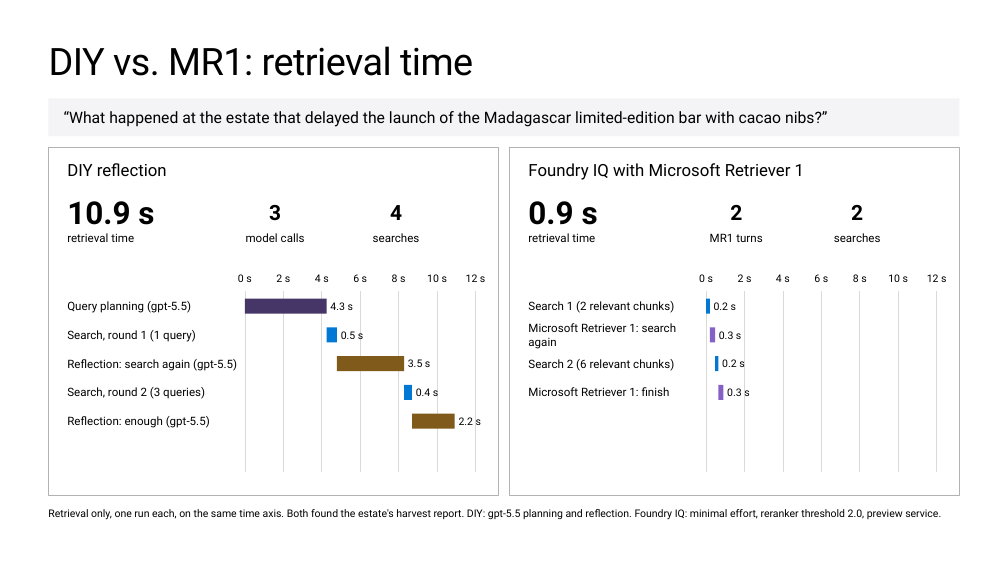
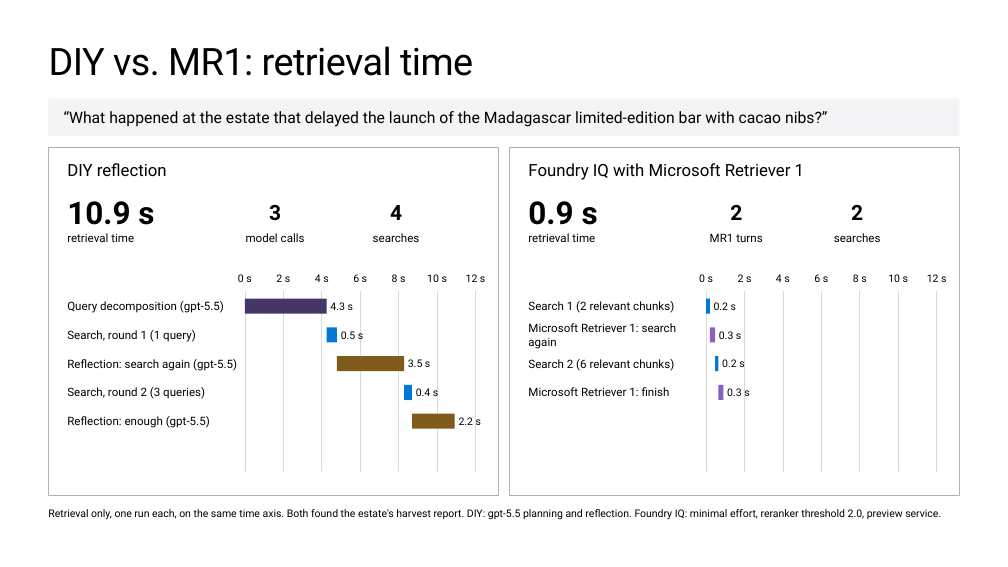
Before and after one commit to microsoft/ignite26-BRK300-building-agentic-retrieval-from-diy-to-foundry-iq, a slide deck: slide 30 of IgniteBRK300-WorkingDeck.pptx (slide 27 before the commit). Drawn at 1008x567 pixels with LibreOffice and Linux fonts; fonts in the diff are those of the drawing; background and template pictures are left out. Boxes give left, top, right and bottom in pixels: in the first picture for what was removed or moved away, otherwise in the second. Text is boxed around its words. In the diff, an @@ line names an element or a change of style, - is before the commit and + after.

```diff
--- a/IgniteBRK300-WorkingDeck.pptx
+++ b/IgniteBRK300-WorkingDeck.pptx
@@ text at (67,301,224,313): text changed @@
-Query planning (gpt-5.5)
+Query decomposition (gpt-5.5)
```
Also in this commit, not shown: 22 other slides changed, 1 slide added, 1 slide removed, 23 other files.
